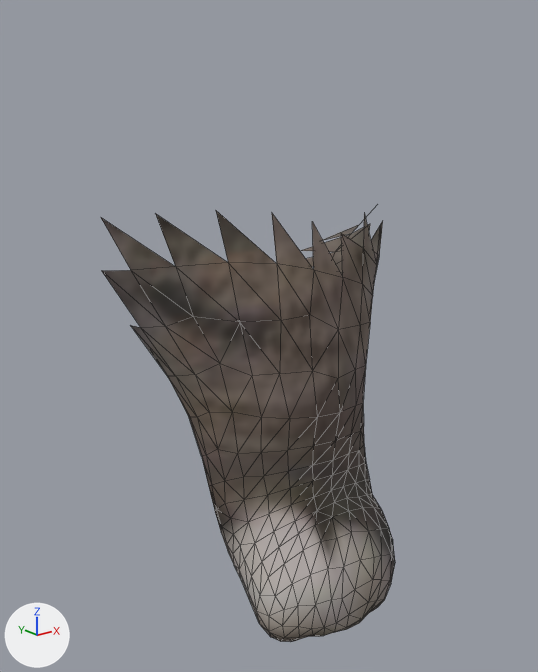
The glTF model src/main/resources/assets/skyblocks/models/complex/oiia_cat_leg_fr.glb: old version first, new version second.
One viewpoint serves both versions: a 50 mm lens placed at (-14.34, -27.35, 8.73), pointed at (-5.21, -15.93, 4.17). The axes (+X, +Y, +Z) are drawn at lower left. The lights are the same throughout. The first picture is the older version. Mesh edges are drawn as thin lines. Vertices at exactly the same position are counted once.

Script lines for the objects in view, before the commit:
```python
me_oiiacat_leg_fr = bpy.data.meshes.new('OiiaCat_leg_fr')
me_oiiacat_leg_fr.from_pydata(...)  # 388 vertices, 720 faces; spans x -7.87..-2.41, y -19.6..-12.79, z -1.01..6.86
me_oiiacat_leg_fr.materials.append(mat_muchkin2)  # picture img_muchkin2_basecolor
ob_oiiacat_leg_fr = bpy.data.objects.new('OiiaCat_leg_fr', me_oiiacat_leg_fr)
ob_oiiacat_leg_fr.location = (0.0, 0.0, 0.0)
```
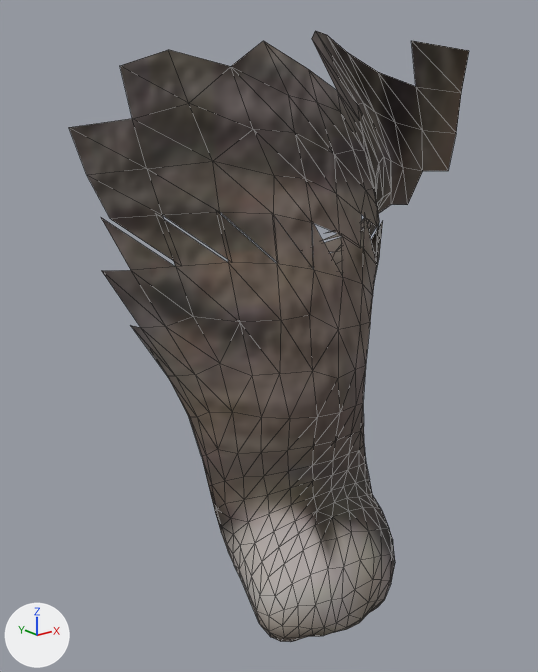
Pixel boxes [x1, y1, x2, y2] of what changed, in the pictures (538 x 672 px):
'OiiaCat_leg_fr', reshaped (36% wider, 42% taller)
    before: [101, 211, 395, 642]
    after: [69, 31, 469, 642]
part 1 of me_oiiacat_leg_fr, added
    after: [69, 31, 469, 268]

Patch to the scene script:
```diff
--- a/src/main/resources/assets/skyblocks/models/complex/oiia_cat_leg_fr.glb.py
+++ b/src/main/resources/assets/skyblocks/models/complex/oiia_cat_leg_fr.glb.py
@@ me_oiiacat_leg_fr @@
 # used by ob_oiiacat_leg_fr; location = (0.0, 0.0, 0.0)
-me_oiiacat_leg_fr.from_pydata(...)  # 388 vertices, 720 faces; spans x -7.87..-2.41, y -19.6..-12.79, z -1.01..6.86
+me_oiiacat_leg_fr.from_pydata(...)  # 467 vertices, 831 faces; spans x -8.19..-1.25, y -19.6..-12.79, z -1.01..9.99
+# me_oiiacat_leg_fr part 1: a new loose piece of 79 vertices spanning x -8.19..-1.25, y -18.09..-13.65, z 5.76..9.99, in mat_muchkin2 (picture img_muchkin2_basecolor)
 me_oiiacat_leg_fr.materials.append(mat_muchkin2)
```
